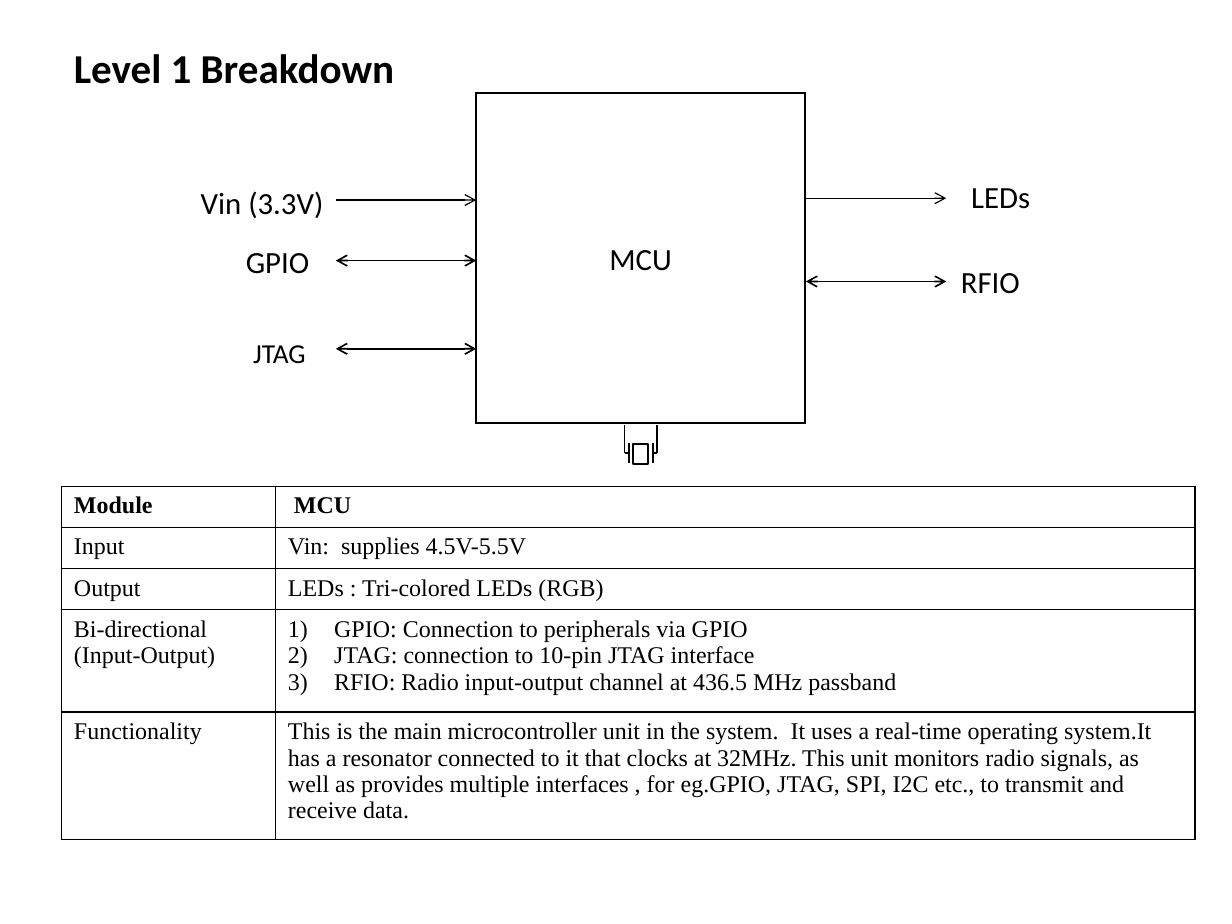
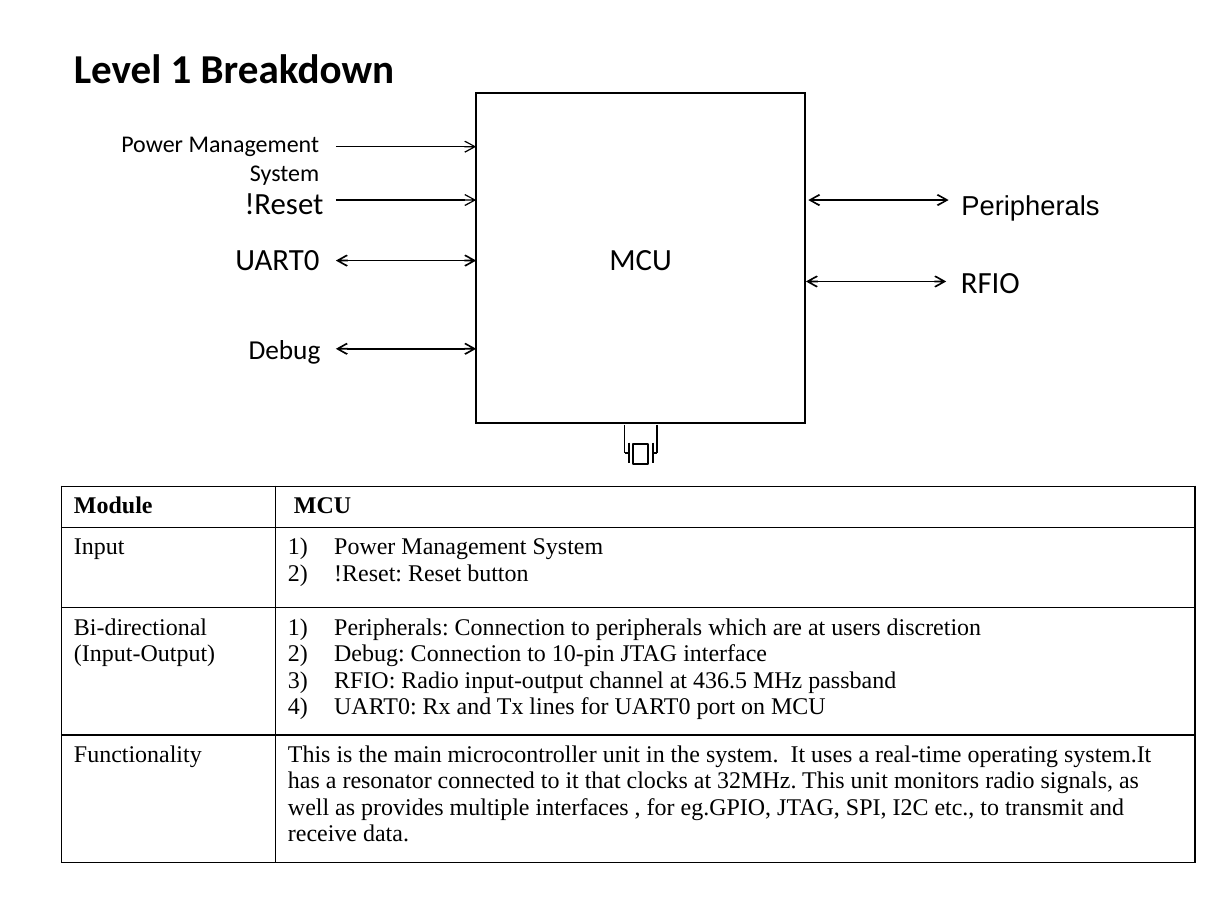
Before and after one commit to wrh2/sputnik, a slide deck: slide 5 of HW5_Design_Diagrams/T05 _ CUBESAT HW05.pptx (slide 6 before the commit). Drawn at 1232x924 pixels with LibreOffice and Linux fonts; fonts in the diff are those of the drawing. Boxes give left, top, right and bottom in pixels: in the first picture for what was removed or moved away, otherwise in the second. Text is boxed around its words. In the diff, an @@ line names an element or a change of style, - is before the commit and + after.

```diff
--- a/HW5_Design_Diagrams/T05 _ CUBESAT HW05.pptx
+++ b/HW5_Design_Diagrams/T05 _ CUBESAT HW05.pptx
@@ rectangle added at [102, 122, 331, 181], fill #FFFFFF, 14 pt, text #000000 @@
+Power Management System
@@ arrow added from (336, 147) to (477, 147), #000000 0.75 pt @@
@@ text in rectangle at [245, 193, 324, 215]: text changed @@
-Vin (3.3V)
+!Reset
@@ arrow (808, 200) - (949, 200): arrow to double arrow; stroke #000000 0.75 pt to #000000 1 pt @@
@@ rectangle "Peripherals": place and size @@
-rectangle "Peripherals" at [944, 171, 1042, 234]
+rectangle "Peripherals" at [945, 181, 1111, 244]
@@ text in rectangle at [961, 195, 1099, 220]: text changed; size 18 to 16 pt; font Calibri to Arial @@
-LEDs
+Peripherals
@@ rectangle "UART0": place and size @@
-rectangle "UART0" at [155, 237, 322, 319]
+rectangle "UART0" at [165, 234, 331, 317]
@@ text in rectangle at [235, 250, 319, 271]: text changed @@
-GPIO
+UART0
@@ rectangle "Debug": place and size @@
-rectangle "Debug" at [64, 330, 318, 413]
+rectangle "Debug" at [79, 326, 333, 409]
@@ text in rectangle at [249, 340, 321, 364]: text changed @@
-JTAG
+Debug
@@ table at [62, 487, 1195, 862] @@
-row 2: Input | Vin: supplies 4.5V-5.5V
-row 3: Output | LEDs : Tri-colored LEDs (RGB)
-row 4: Bi-directional (Input-Output) | GPIO: Connection to peripherals via GPIO / JTAG: connection to 10-pin JTAG interface / RFIO: Radio input-output channel at 436.5 MHz passband
+row 2: Input | Power Management System / !Reset: Reset button
+row 3: Bi-directional (Input-Output) | Peripherals: Connection to peripherals which are at users discretion / Debug: Connection to 10-pin JTAG interface / RFIO: Radio input-output channel at 436.5 MHz passband / UART0: Rx and Tx lines for UART0 port on MCU
```
Also in this commit, not shown: 4 other slides changed, 1 slide removed, 1 other file.
